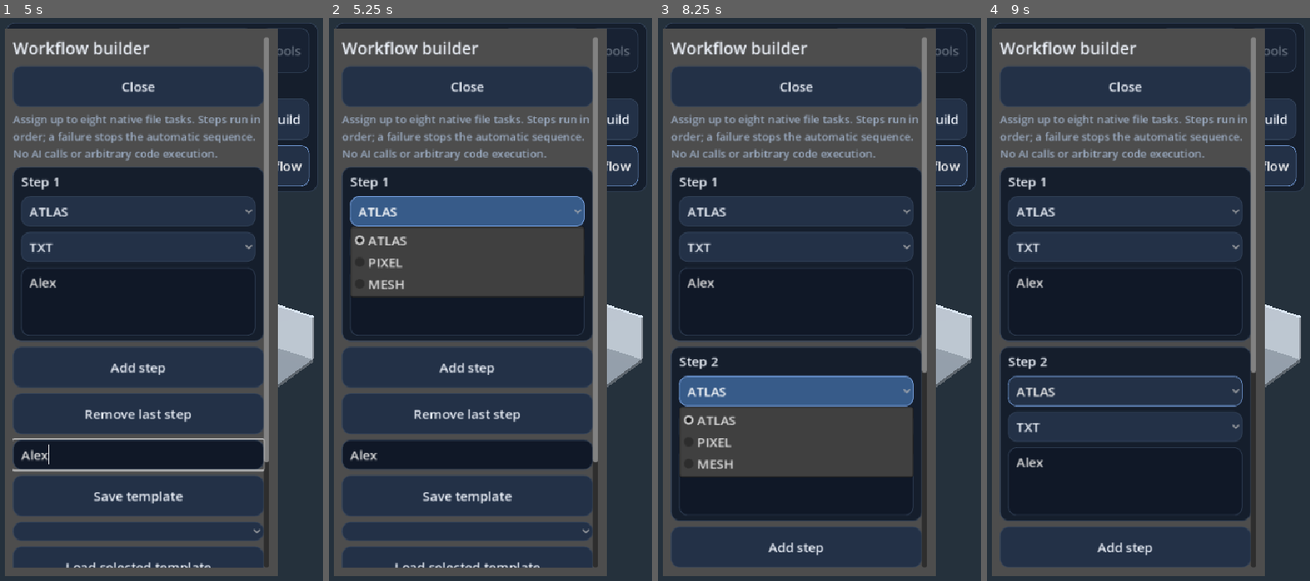
Above: before the commit, frames 1-4 (left to right).
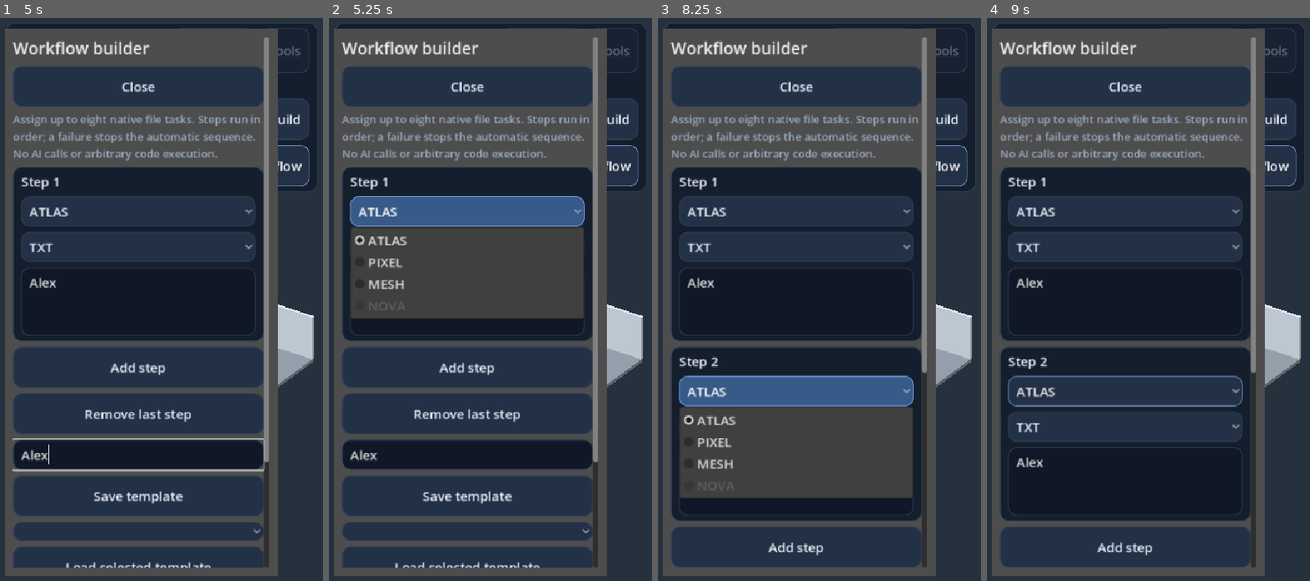
Above: after the commit, the same moments.

Repository: joparoxxx/VOXHAVEN
Game: Godot game, scene res://scenes/office.tscn
Two runs of this game, one before a commit and one after it. Both use one fixed random seed, a clock stepped at 60 frames per second and the inputs below.
Inputs (mouse positions are in pixels of both pictures, inside the frame that each line leads up to):
- Up to frame 1 (5 s): click "Workflow" at 0.5 s; click (138, 299) at 1.27 s; type "Alex" at 1.35 s; click (138, 457) at 1.5 s; type "Alex" at 1.58 s; click "Team Chat" at 2 s; click "Tasks & files" at 2.75 s; click "Build" at 3.5 s; click "Company" at 4.25 s
- Up to frame 2 (5.25 s): click "ATLAS" at 5 s
- Up to frame 3 (8.25 s): click "TXT" at 5.75 s; click "Add step" at 6.5 s; click (796, 479) at 7.27 s; type "Alex" at 7.35 s; click "ATLAS" at 8 s
- Up to frame 4 (9 s): click "TXT" at 8.75 s

Frame 1 is identical in both runs. In frame 2, 2.8% of the frame differs, in the area x 6-80%, y 49-54%; in frame 3, 2.7%; in frame 4, nothing differs.

Commit message:
feat(gameplay): expose NOVA hiring and active participant selection [skip ci]

Diff:
--- a/game/scenes/workflow_builder.gd
+++ b/game/scenes/workflow_builder.gd
@@ -3,7 +3,7 @@
 const Tools = preload("res://core/tool_registry.gd")
 const Writer = preload("res://core/artifact_writer.gd")
 const Snapshot = preload("res://core/snapshot_store.gd")
-const ROBOTS := ["atlas", "pixel", "mesh"]
+const ROBOTS := ["atlas", "pixel", "mesh", "nova"]
 var engine
 var roster
 var rows: Array = []
@@ -44,6 +44,8 @@
 func show_builder(source: Object, profiles: Object) -> void:
 	engine = source
 	roster = profiles
+	for row in rows:
+		row["robot"].set_item_disabled(3, not roster.is_active("nova"))
 	UI.show_modal(self)
 
 func _add_empty() -> void:
@@ -60,6 +62,7 @@
 	var robot := OptionButton.new()
 	for id in ROBOTS:
 		robot.add_item(id.to_upper())
+	robot.set_item_disabled(3, not is_instance_valid(roster) or not roster.is_active("nova"))
 	robot.select(maxi(0, ROBOTS.find(data.get("robot_id", "atlas"))))
 	column.add_child(robot)
 	var tool := OptionButton.new()
